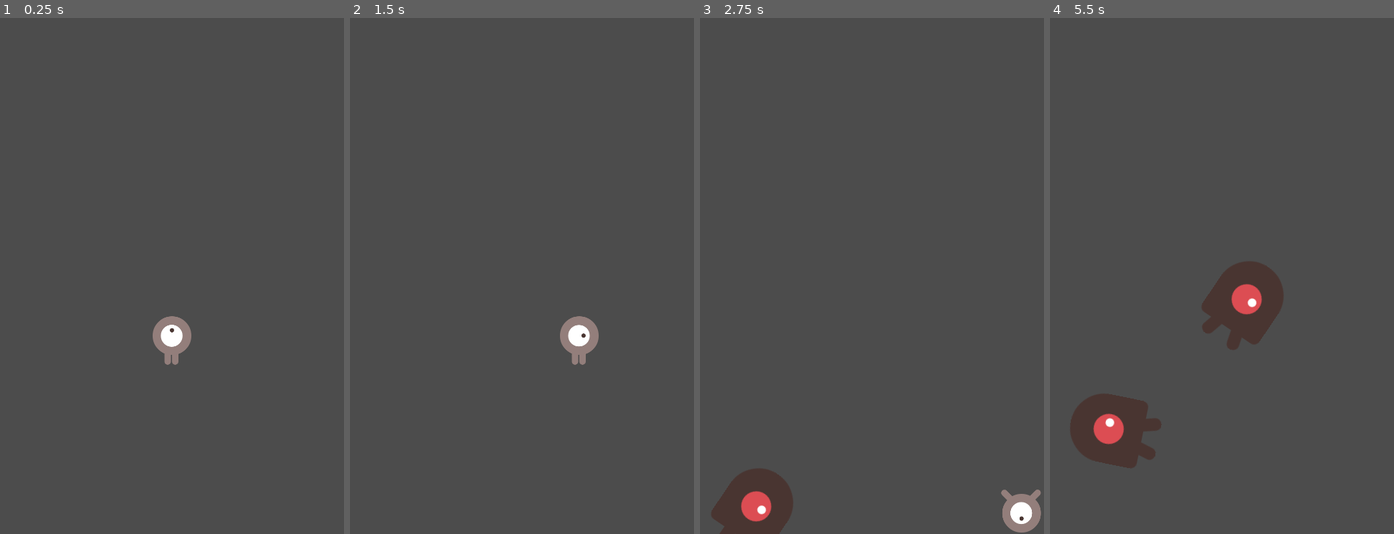
Above: before the commit, frames 1-4 (left to right).
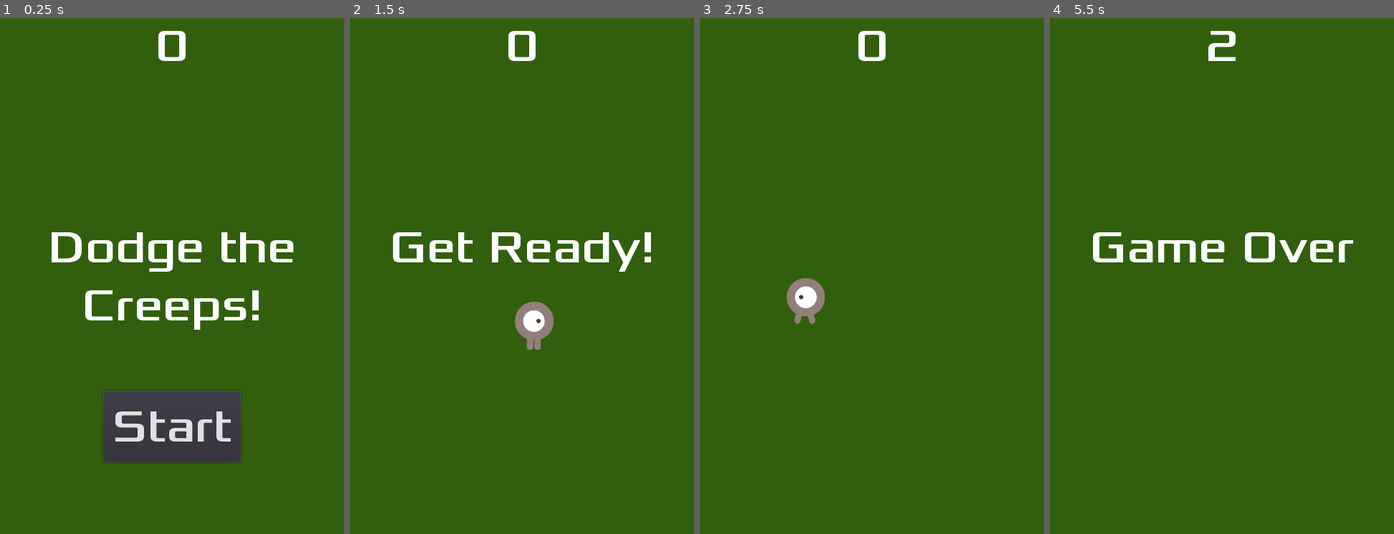
Above: after the commit, the same moments.

Repository: val-h/Godot-projects
Game: Godot game, scene res://Main.tscn
Same seed, same stepped clock (60 frames per second), same inputs: the game is played once before the commit and once after it.
Inputs (mouse positions are in pixels of both pictures, inside the frame that each line leads up to):
- Up to frame 1 (0.25 s): no input
- Up to frame 2 (1.5 s): click (522, 425) at 0.5 s, where only the run after the commit has a clickable "Start"; tap Enter at 1.25 s; move the mouse to (597, 250) at 1.27 s; hold Right (ui_right) from 1.28 s (still down); click (597, 250) at 1.42 s
- Up to frame 3 (2.75 s): move the mouse to (803, 301) at 2.02 s; release Right (ui_right) at 2.03 s; hold Down (ui_down) from 2.03 s (still down); click (803, 301) at 2.17 s
- Up to frame 4 (5.5 s): move the mouse to (1256, 162) at 2.77 s; release Down (ui_down) at 2.78 s; hold Right (ui_right) 2.78-3.53 s; click (1256, 162) at 2.92 s; move the mouse to (1204, 379) at 3.52 s; hold Up (ui_up) 3.53-4.28 s; click (1204, 379) at 3.67 s; move the mouse to (1325, 353) at 4.27 s; hold Left (ui_left) from 4.28 s (still down); click (1325, 353) at 4.42 s; move the mouse to (1118, 198) at 5.02 s; click (1118, 198) at 5.17 s

The runs differ from the first frame. In frame 1, 95% of the frame differs, in the area x 0-100%, y 0-100%; in frame 2, 100%; in frame 3, 100%; in frame 4, 100%.

Commit message:
Add files via upload

Diff:
--- /dev/null
+++ b/Dodge the Creep/HUD.tscn
@@ -0,0 +1,64 @@
+[gd_scene load_steps=6 format=2]
+
+[ext_resource path="res://hud.gd" type="Script" id=1]
+[ext_resource path="res://dodge_assets/fonts/Xolonium-Regular.ttf" type="DynamicFontData" id=2]
+
+[sub_resource type="DynamicFont" id=1]
+size = 64
+font_data = ExtResource( 2 )
+
+[sub_resource type="InputEventAction" id=2]
+action = "ui_select"
+
+[sub_resource type="ShortCut" id=3]
+shortcut = SubResource( 2 )
+
+[node name="HUD" type="CanvasLayer"]
+script = ExtResource( 1 )
+
+[node name="ScoreLabel" type="Label" parent="."]
+anchor_right = 1.0
+margin_bottom = 78.0
+custom_fonts/font = SubResource( 1 )
+text = "0"
+align = 1
+__meta__ = {
+"_edit_use_anchors_": false
+}
+
+[node name="Message" type="Label" parent="."]
+anchor_top = 0.5
+anchor_right = 1.0
+anchor_bottom = 0.5
+margin_top = -79.5
+margin_bottom = 79.5
+rect_pivot_offset = Vector2( 1352, 608 )
+custom_fonts/font = SubResource( 1 )
+text = "Dodge the Creeps!"
+align = 1
+autowrap = true
+__meta__ = {
+"_edit_use_anchors_": false
+}
+
+[node name="StartButton" type="Button" parent="."]
+anchor_left = 0.5
+anchor_top = 1.0
+anchor_right = 0.5
+anchor_bottom = 1.0
+margin_left = -96.0
+margin_top = -200.0
+margin_right = 96.0
+margin_bottom = -100.0
+custom_fonts/font = SubResource( 1 )
+shortcut = SubResource( 3 )
+text = "Start"
+__meta__ = {
+"_edit_use_anchors_": false
+}
+
+[node name="MessageTimer" type="Timer" parent="."]
+wait_time = 2.0
+one_shot = true
+[connection signal="pressed" from="StartButton" to="." method="_on_StartButton_pressed"]
+[connection signal="timeout" from="MessageTimer" to="." method="_on_MessageTimer_timeout"]
--- a/Dodge the Creep/Main.tscn
+++ b/Dodge the Creep/Main.tscn
@@ -1,8 +1,11 @@
-[gd_scene load_steps=5 format=2]
+[gd_scene load_steps=8 format=2]
 
 [ext_resource path="res://Player.tscn" type="PackedScene" id=1]
 [ext_resource path="res://main.gd" type="Script" id=2]
 [ext_resource path="res://Mob.tscn" type="PackedScene" id=3]
+[ext_resource path="res://HUD.tscn" type="PackedScene" id=4]
+[ext_resource path="res://dodge_assets/art/House In a Forest Loop.ogg" type="AudioStream" id=5]
+[ext_resource path="res://dodge_assets/art/gameover.wav" type="AudioStream" id=6]
 
 [sub_resource type="Curve2D" id=1]
 _data = {
@@ -12,6 +15,14 @@
 [node name="Main" type="Node2D"]
 script = ExtResource( 2 )
 Mob = ExtResource( 3 )
+
+[node name="ColorRect" type="ColorRect" parent="."]
+margin_right = 480.0
+margin_bottom = 720.0
+color = Color( 0.2, 0.376471, 0.054902, 1 )
+__meta__ = {
+"_edit_use_anchors_": false
+}
 
 [node name="Player" parent="." instance=ExtResource( 1 )]
 position = Vector2( 0, -2 )
@@ -32,7 +43,16 @@
 curve = SubResource( 1 )
 
 [node name="MobSpawnLocation" type="PathFollow2D" parent="MobPath"]
+
+[node name="HUD" parent="." instance=ExtResource( 4 )]
+
+[node name="Music" type="AudioStreamPlayer" parent="."]
+stream = ExtResource( 5 )
+
+[node name="DeathSound" type="AudioStreamPlayer" parent="."]
+stream = ExtResource( 6 )
 [connection signal="hit" from="Player" to="." method="game_over"]
 [connection signal="timeout" from="MobTimer" to="." method="_on_MobTimer_timeout"]
 [connection signal="timeout" from="ScoreTimer" to="." method="_on_ScoreTimer_timeout"]
 [connection signal="timeout" from="StartTimer" to="." method="_on_StartTimer_timeout"]
+[connection signal="start_game" from="HUD" to="." method="new_game"]
--- a/Dodge the Creep/Mob.tscn
+++ b/Dodge the Creep/Mob.tscn
@@ -10,11 +10,6 @@
 
 [sub_resource type="SpriteFrames" id=1]
 animations = [ {
-"frames": [ ExtResource( 4 ), ExtResource( 6 ) ],
-"loop": true,
-"name": "swim",
-"speed": 3.0
-}, {
 "frames": [ ExtResource( 2 ), ExtResource( 1 ) ],
 "loop": true,
 "name": "walk",
@@ -24,13 +19,20 @@
 "loop": true,
 "name": "fly",
 "speed": 3.0
+}, {
+"frames": [ ExtResource( 4 ), ExtResource( 6 ) ],
+"loop": true,
+"name": "swim",
+"speed": 3.0
 } ]
 
 [sub_resource type="CapsuleShape2D" id=2]
-radius = 46.3354
-height = 42.2316
+radius = 42.3713
+height = 18.4476
 
-[node name="Mob" type="RigidBody2D"]
+[node name="Mob" type="RigidBody2D" groups=[
+"mobs",
+]]
 scale = Vector2( 0.75, 0.75 )
 collision_mask = 0
 gravity_scale = 0.0
@@ -42,6 +44,7 @@
 [node name="AnimatedSprite" type="AnimatedSprite" parent="."]
 frames = SubResource( 1 )
 animation = "walk"
+frame = 1
 playing = true
 
 [node name="CollisionShape2D" type="CollisionShape2D" parent="."]
--- a/Dodge the Creep/Player.gd
+++ b/Dodge the Creep/Player.gd
@@ -5,21 +5,39 @@
 export var speed = 400
 var screen_size
 
+# Var to hold the click position
+var target = Vector2()
+
 func _ready():
 	screen_size = get_viewport_rect().size
 	# hide the player
 	hide()
 
+func start(pos):
+	position = pos
+	target = pos
+	show()
+	$CollisionShape2D.disabled = false
+
+func _input(event):
+	if event is InputEventScreenTouch and event.pressed:
+		target = event.position
+
 func _process(delta):
 	var velocity = Vector2()
-	if Input.is_action_pressed("ui_down"):
-		velocity.y += 1
-	if Input.is_action_pressed("ui_up"):
-		velocity.y -= 1
-	if Input.is_action_pressed("ui_right"):
-		velocity.x += 1
-	if Input.is_action_pressed("ui_left"):
-		velocity.x -= 1
+	# Move towards the target and stop when close
+	if position.distance_to(target) > 10:
+		velocity = target - position
+
+#	if Input.is_action_pressed("ui_down"):
+#		velocity.y += 1
+#	if Input.is_action_pressed("ui_up"):
+#		velocity.y -= 1
+#	if Input.is_action_pressed("ui_right"):
+#		velocity.x += 1
+#	if Input.is_action_pressed("ui_left"):
+#		velocity.x -= 1
+
 	if velocity.length() > 0:
 		velocity = velocity.normalized() * speed
 		$AnimatedSprite.play()
@@ -42,8 +60,3 @@
 	hide()
 	emit_signal("hit")
 	$CollisionShape2D.set_deferred("disabled", true)
-
-func start(pos):
-	position = pos
-	show()
-	$CollisionShape2D.disabled = false
--- /dev/null
+++ b/Dodge the Creep/hud.gd
@@ -0,0 +1,29 @@
+extends CanvasLayer
+
+signal start_game
+
+func show_message(text):
+	$Message.text = text
+	$Message.show()
+	$MessageTimer.start()
+
+func show_game_over():
+	show_message("Game Over")
+	# Wait until the MessageTimer has counted down.
+	yield($MessageTimer, "timeout")
+
+	$Message.text = "Dodge the \nCreeps!"
+	$Message.show()
+	# Make a one-shot timer and wait for it to finish.
+	yield(get_tree().create_timer(1), "timeout")
+	$StartButton.show()
+
+func update_score(score):
+	$ScoreLabel.text = str(score)
+
+func _on_MessageTimer_timeout():
+	$Message.hide()
+
+func _on_StartButton_pressed():
+	$StartButton.hide()
+	emit_signal("start_game")
--- a/Dodge the Creep/main.gd
+++ b/Dodge the Creep/main.gd
@@ -5,27 +5,40 @@
 
 func _ready():
 	randomize()
-	new_game()
-
 
 func game_over():
 	$ScoreTimer.stop()
 	$MobTimer.stop()
+
+	# Hud
+	$HUD.show_game_over()
+
+	# Clear all the mobs
+	get_tree().call_group("mobs", "queue_free")
+
+	# Music
+	$Music.stop()
+	$DeathSound.play()
 
 func new_game():
 	score = 0
 	$Player.start($StartPosition.position)
 	$StartTimer.start()
 
+	# Hud
+	$HUD.update_score(score)
+	$HUD.show_message("Get Ready!")
+
+	# Music
+	$Music.play()
 
 func _on_StartTimer_timeout():
 	$MobTimer.start()
 	$ScoreTimer.start()
 
-
 func _on_ScoreTimer_timeout():
 	score += 1
-
+	$HUD.update_score(score)
 
 func _on_MobTimer_timeout():
 	# Choose a random location on Path2D
--- a/Dodge the Creep/project.godot
+++ b/Dodge the Creep/project.godot
@@ -23,8 +23,13 @@
 
 window/size/width=480
 window/size/height=720
+window/handheld/orientation="portrait"
 window/stretch/mode="2d"
 window/stretch/aspect="keep"
+
+[input_devices]
+
+pointing/emulate_touch_from_mouse=true
 
 [rendering]
 
Not shown, added: Dodge the Creep/export_presets.cfg
